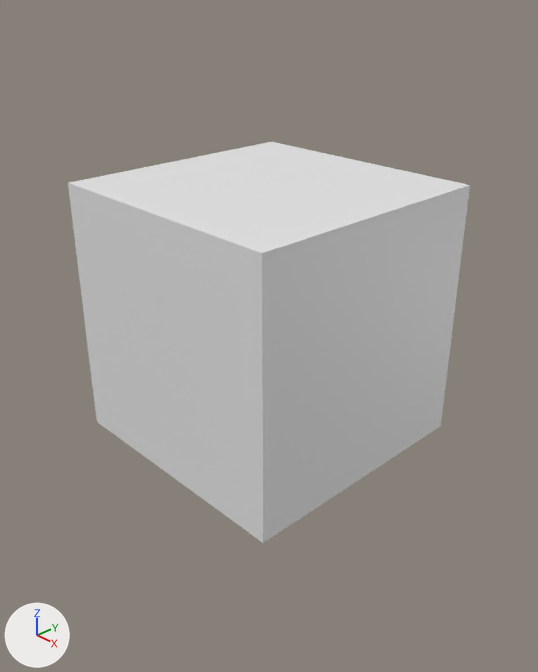
Before and after pictures for a commit that changed the Blender file Assets/CoinTaker/Blender/CoinTaker.blend.
Camera for both pictures: a camera (50 mm lens) standing at (3.75, -3.58, 2.37) and looking at (0.12, -0.1, -0.12). Every picture has the same lights, and +X, +Y and +Z are marked at lower left.
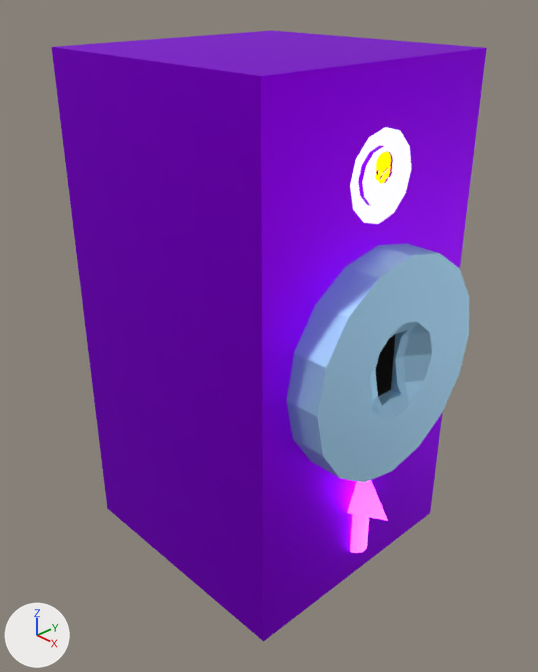
Pixel boxes (x1, y1, x2, y2) of what changed, in the pictures (538 x 672 px):
'Cube', recoloured, reshaped (grey to purple, 8% wider, 52% taller): before (68, 142, 470, 543); after (51, 30, 487, 642)
'Cylinder', added (blue): after (286, 243, 469, 483)
'Cone', added: after (347, 480, 388, 521)
'Cube.001', added (black): after (375, 334, 396, 397)
'Cylinder.001', added: after (350, 514, 369, 553)

The change, as a diff of the scene's bpy script:
```diff
--- a/Assets/CoinTaker/Blender/CoinTaker.blend.py
+++ b/Assets/CoinTaker/Blender/CoinTaker.blend.py
@@ mat_material @@
 mat_material = principled_material('Material')
-mat_material.base_color = (0.8, 0.8, 0.8)  # white #e7e7e7
+mat_material.base_color = (0.0262, 0.0, 0.24)  # purple #2d0086
+mat_material.metallic = 1.0
+mat_material.roughness = 0.62
+mat_material.emission_color = (0.207, 0.207, 0.207)  # grey #7e7e7e
+mat_material.emission_strength = 4.7
@@ mat_body @@
+mat_body = bpy.data.materials.new('Body')
+mat_body.use_nodes = True; mat_body.node_tree.nodes.clear()
+_N = mat_body.node_tree.nodes; _L = mat_body.node_tree.links
+n0 = _N.new('ShaderNodeOutputMaterial'); n0.name = 'Material Output'
+n1 = _N.new('ShaderNodeBsdfMetallic'); n1.name = 'Metallic BSDF'
+n1.inputs[0].default_value = (0.373, 0.0, 1.0, 1.0)  # 'Base Color', purple #a400ff
+n1.inputs[4].default_value = 0.565  # 'Roughness'
+_L.new(n1.outputs[0], n0.inputs[0])  # 'BSDF' to 'Surface'
@@ me_cube @@
-me_cube.from_pydata(...)  # 8 vertices, 6 faces; spans x -1.0..1.0, y -1.0..1.0, z -1.0..1.0
+me_cube.from_pydata(...)  # 258 vertices, 167 faces; spans x -1.0..1.0, y -1.0..1.0, z -1.9..1.9
+# me_cube part 1
+# 4 vertices are removed from x 1.0, y -1.0..1.0, z -1.0..1.0
+# 5 faces are deleted
+# 254 vertices are added at x -1.0..1.0, y -1.0..1.0, z -1.9..1.9
+# 68 new faces join them, mat_body
+# 86 new faces join them, mat_material (purple #2d0087)
+# 6 new faces join them, mat_skulleyes (red #e70300)
+# 6 new faces join them, mat_skull (yellow #ffe600)
 me_cube.materials.append(mat_material)
+me_cube.materials.append(mat_body)
+me_cube.materials.append(mat_skull)  # yellow #ffe600
+me_cube.materials.append(mat_skulleyes)  # red #e70300
@@ me_cone @@
+me_cone.from_pydata([(0.0, 0.24, -0.18), (0.208, -0.12, -0.18), (-0.208, -0.12, -0.18), (0.0, 0.0, 0.18)], [], [(0, 3, 1), (0, 1, 2), (1, 3, 2), (2, 3, 0)])
+me_cone.materials.append(mat_material_002)  # white #e7e7e7
@@ ob_cube_001 @@
+ob_cube_001 = bpy.data.objects.new('Cube.001', me_cube_004)  # a box spanning x -0.245..0.245, y -0.245..0.245, z -0.245..0.245; in mat_material_003 (black #000000)
+ob_cube_001.location = (1.115, 0.0, 0.0)
+ob_cube_001.scale = (0.0, 0.43, 0.99)
@@ ob_cylinder_001 @@
+ob_cylinder_001 = bpy.data.objects.new('Cylinder.001', me_cylinder_001)  # a 16-sided cylinder along z spanning x -0.09..0.09, y -0.09..0.09, z -0.2..0.2; in mat_material_002 (white #e7e7e7)
+ob_cylinder_001.location = (0.98, 0.0, -1.45)
@@ ob_cone @@
+ob_cone = bpy.data.objects.new('Cone', me_cone)
+ob_cone.location = (1.02, 0.0, -1.06)
+ob_cone.rotation_euler = (0.0, 0.0, 0.524)  # degrees (0, 0, 30)
@@ ob_cylinder @@
+ob_cylinder = bpy.data.objects.new('Cylinder', me_cylinder)  # 78 vertices, 48 faces; spans x -0.8..0.8, y -0.8..0.8, z -0.98..0.98; in mat_material_001 (blue #bee7ff)
+ob_cylinder.location = (0.273, 0.0, 0.0)
+ob_cylinder.rotation_euler = (0.0, 1.571, 0.0)  # degrees (0, 90, 0)
```
